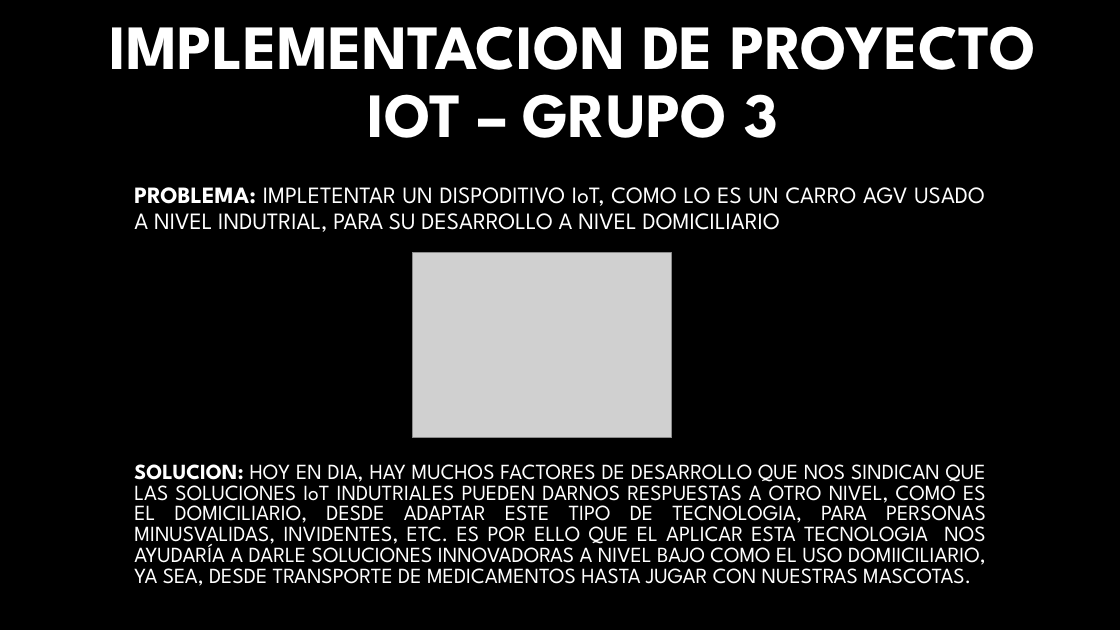
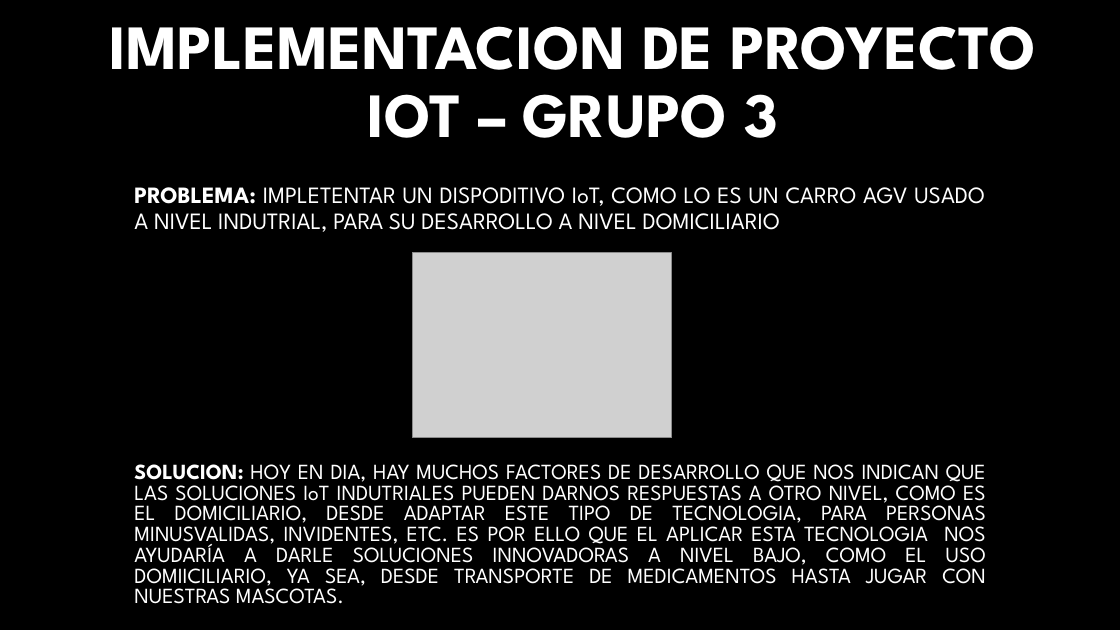
Before and after one commit to ISPC-TST-Electronica-Microcontrolada/Grupo3, a slide deck: slide 1 of PROYECTO AUTO/MATERIAL AULICO/Implementacion de proyecto Iot – grupo 3.pptx. Drawn at 1120x630 pixels with LibreOffice and Linux fonts; fonts in the diff are those of the drawing; grey boxes stand for pictures; background and template pictures are left out. Boxes give left, top, right and bottom in pixels: in the first picture for what was removed or moved away, otherwise in the second. Text is boxed around its words. In the diff, an @@ line names an element or a change of style, - is before the commit and + after.

```diff
--- a/PROYECTO AUTO/MATERIAL AULICO/Implementacion de proyecto Iot – grupo 3.pptx
+++ b/PROYECTO AUTO/MATERIAL AULICO/Implementacion de proyecto Iot – grupo 3.pptx
@@ text at (134,464,986,604): text changed @@
-SOLUCION: HOY EN DIA, HAY MUCHOS FACTORES DE DESARROLLO QUE NOS SINDICAN QUE LAS SOLUCIONES IoT INDUTRIALES PUEDEN DARNOS RESPUESTAS A OTRO NIVEL, COMO ES EL DOMICILIARIO, DESDE ADAPTAR ESTE TIPO DE TECNOLOGIA, PARA PERSONAS MINUSVALIDAS, INVIDENTES, ETC. ES POR ELLO QUE EL APLICAR ESTA TECNOLOGIA NOS AYUDARÍA A DARLE SOLUCIONES INNOVADORAS A NIVEL BAJO COMO EL USO DOMIICILIARIO, YA SEA, DESDE TRANSPORTE DE MEDICAMENTOS HASTA JUGAR CON NUESTRAS MASCOTAS.
+SOLUCION: HOY EN DIA, HAY MUCHOS FACTORES DE DESARROLLO QUE NOS INDICAN QUE LAS SOLUCIONES IoT INDUTRIALES PUEDEN DARNOS RESPUESTAS A OTRO NIVEL, COMO ES EL DOMICILIARIO, DESDE ADAPTAR ESTE TIPO DE TECNOLOGIA, PARA PERSONAS MINUSVALIDAS, INVIDENTES, ETC. ES POR ELLO QUE EL APLICAR ESTA TECNOLOGIA NOS AYUDARÍA A DARLE SOLUCIONES INNOVADORAS A NIVEL BAJO, COMO EL USO DOMIICILIARIO, YA SEA, DESDE TRANSPORTE DE MEDICAMENTOS HASTA JUGAR CON NUESTRAS MASCOTAS.
```
Also in this commit, not shown: 1 other slide changed, 3 other files.
